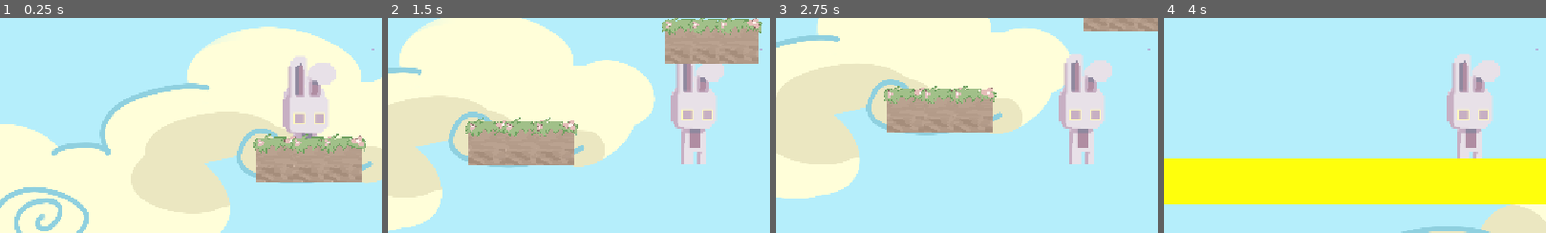
Above: before the commit, frames 1-4 (left to right).
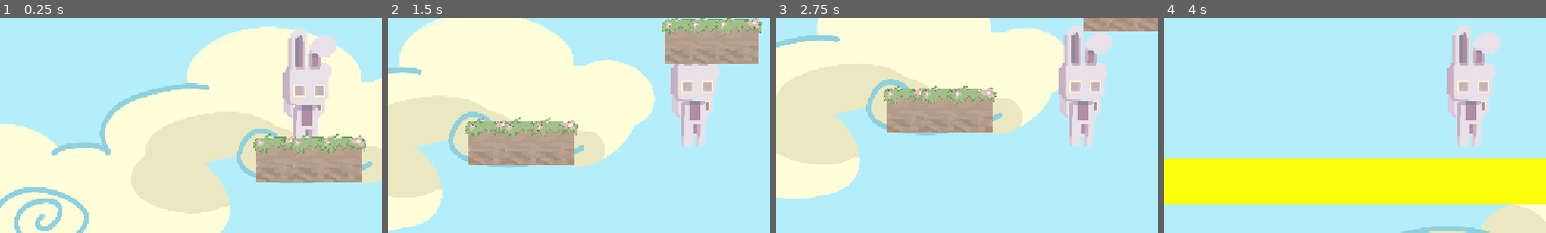
Above: after the commit, the same moments.

Repository: cyberangelina6/bounce-back-gamejam
Game: Godot game, scene res://level1.tscn
Two runs of this game, one before a commit and one after it. Both use one fixed random seed, a clock stepped at 60 frames per second and the inputs below. This scene is started directly instead of the project's main scene.
Inputs:
- Up to frame 1 (0.25 s): no input
- Up to frame 2 (1.5 s): tap Enter at 0.5 s; hold Right (ui_right) from 0.53 s (still down); tap W (jump) at 0.77 s
- Up to frame 3 (2.75 s): tap W (jump) at 1.52 s; release Right (ui_right) at 2.03 s; hold Left (ui_left) from 2.03 s (still down)
- Up to frame 4 (4 s): release Left (ui_left) at 2.78 s; hold Right (ui_right) from 2.78 s (still down); tap W (jump) at 3.02, 3.77 s
The pictures show only the part of the screen within x 10-60%, y 27-77%; the shares and areas given below are measured in that part.

The runs differ from the first frame. In frame 1, 3.8% of the frame differs, in the area x 74-98%, y 4-56%; in frame 2, 3.0%; in frame 3, 4.6%, in the area x 74-98%, y 3-68%; in frame 4, 4.4%.

Commit message:
Update level1.tscn

Diff:
--- a/level1.tscn
+++ b/level1.tscn
@@ -94,6 +94,7 @@
 position = Vector2(121, 435)
 
 [node name="AnimatedSprite2D" type="AnimatedSprite2D" parent="CharacterBody2D" unique_id=2116513053]
+position = Vector2(0, -42)
 sprite_frames = SubResource("SpriteFrames_4vlmo")
 animation = &"jump"
 
